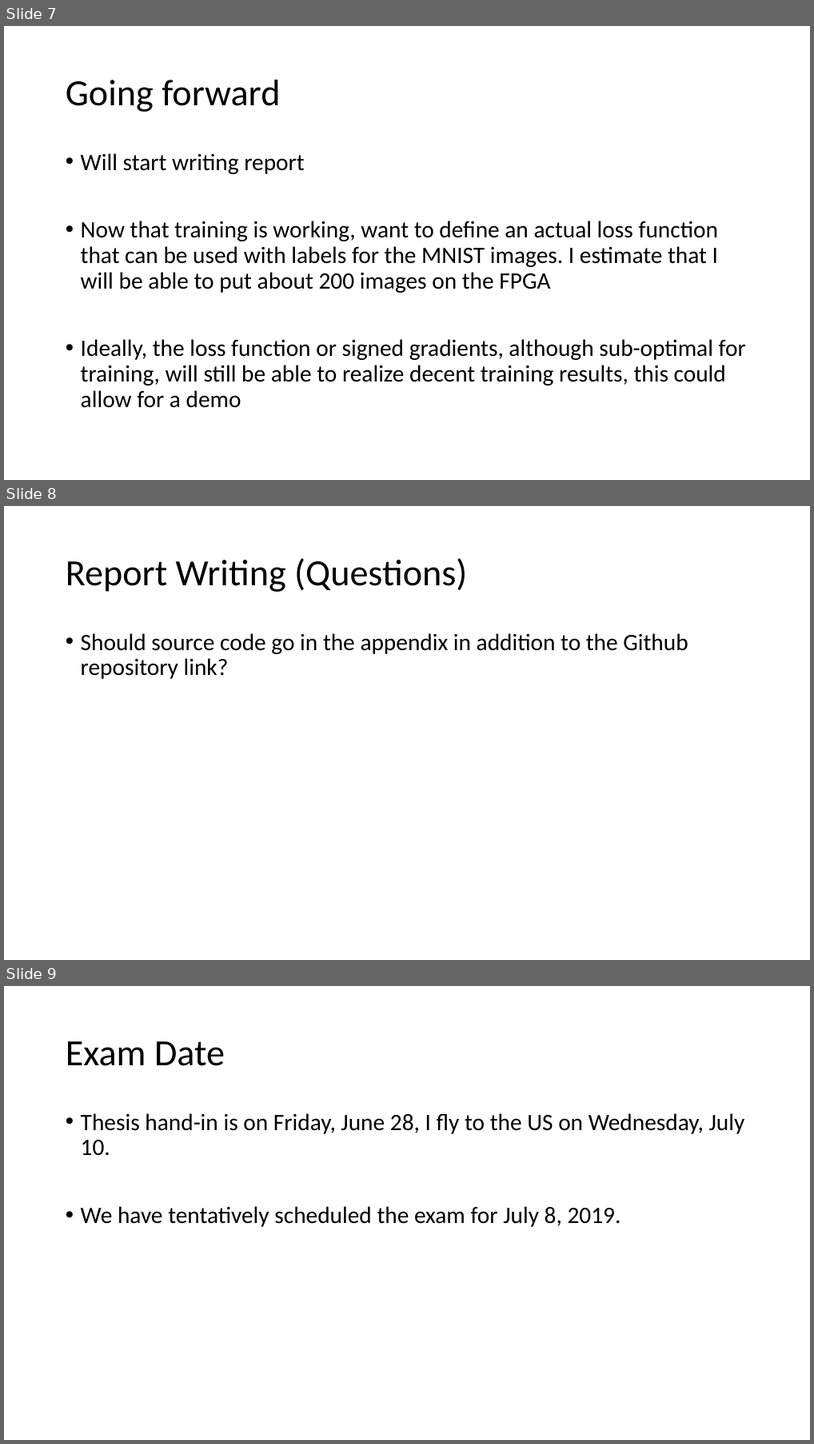
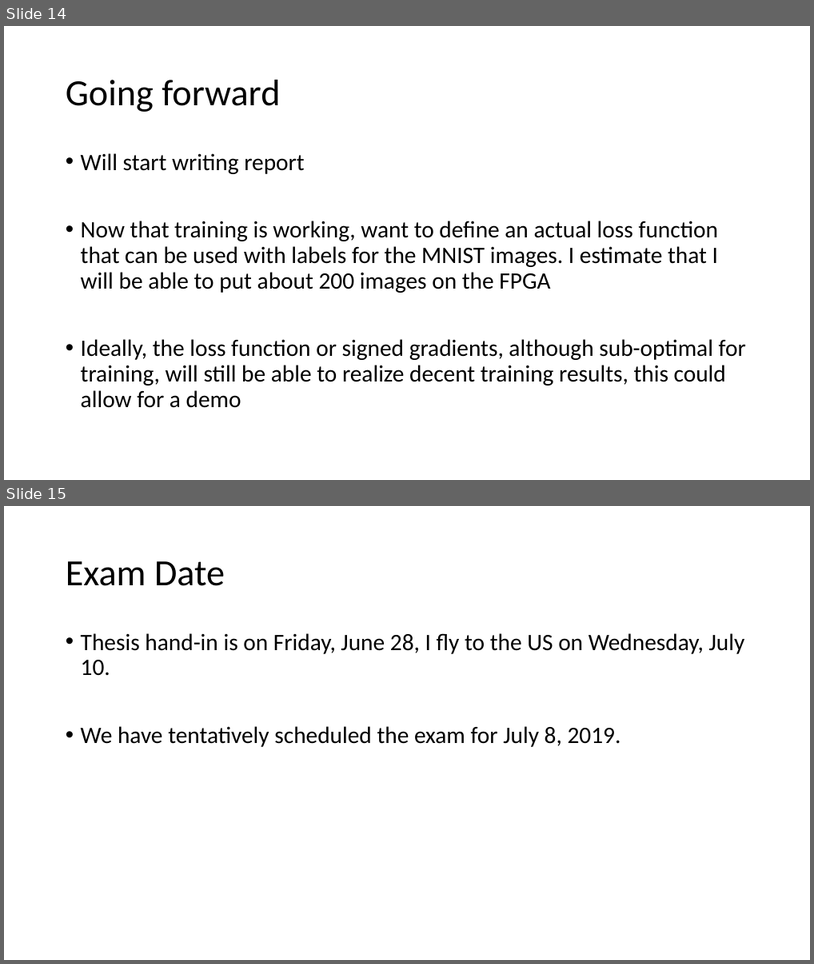
Before and after one commit to erikgroving/NeuralNetworkHardwareAccelerator, a slide deck: WeeklyPresentations/update11_06_03.pptx. Shown one above the other, each under a label of ours: slides 7, 8 and 9 before the commit, slides 14 and 15 after it. The pictures are 814x1444 and 814x964 pixels, drawn with LibreOffice and Linux fonts; fonts in the diff are those of the drawing. Boxes give left, top, right and bottom in pixels: in the first picture for what was removed or moved away, otherwise in the second. Text is boxed around its words. In the diff, an @@ line names an element or a change of style, - is before the commit and + after.

```diff
--- a/WeeklyPresentations/update11_06_03.pptx
+++ b/WeeklyPresentations/update11_06_03.pptx
@@ slide 8 removed at [4, 506, 810, 960], background #FFFFFF @@
@@ title removed at [66, 558, 467, 592] @@
-Report Writing (Questions)
@@ text removed at [81, 633, 688, 679] @@
-• Should source code go in the appendix in addition to the Github repository link?
@@ what was slide 7 is now slide 14 @@
@@ what was slide 9 is now slide 15 @@
```
Also in this commit, not shown: 4 slides changed, 7 slides added, 3 other files.
